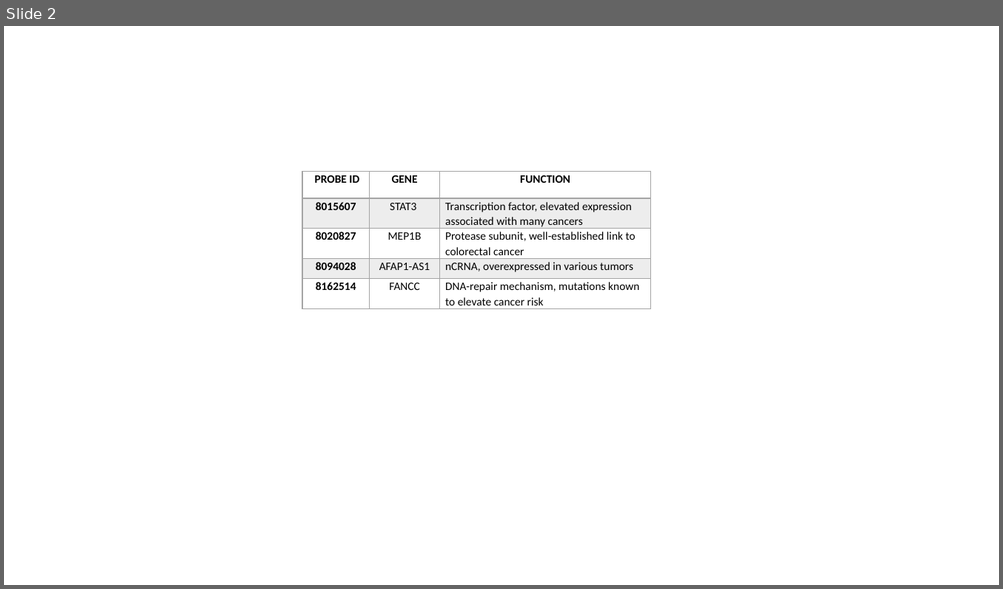
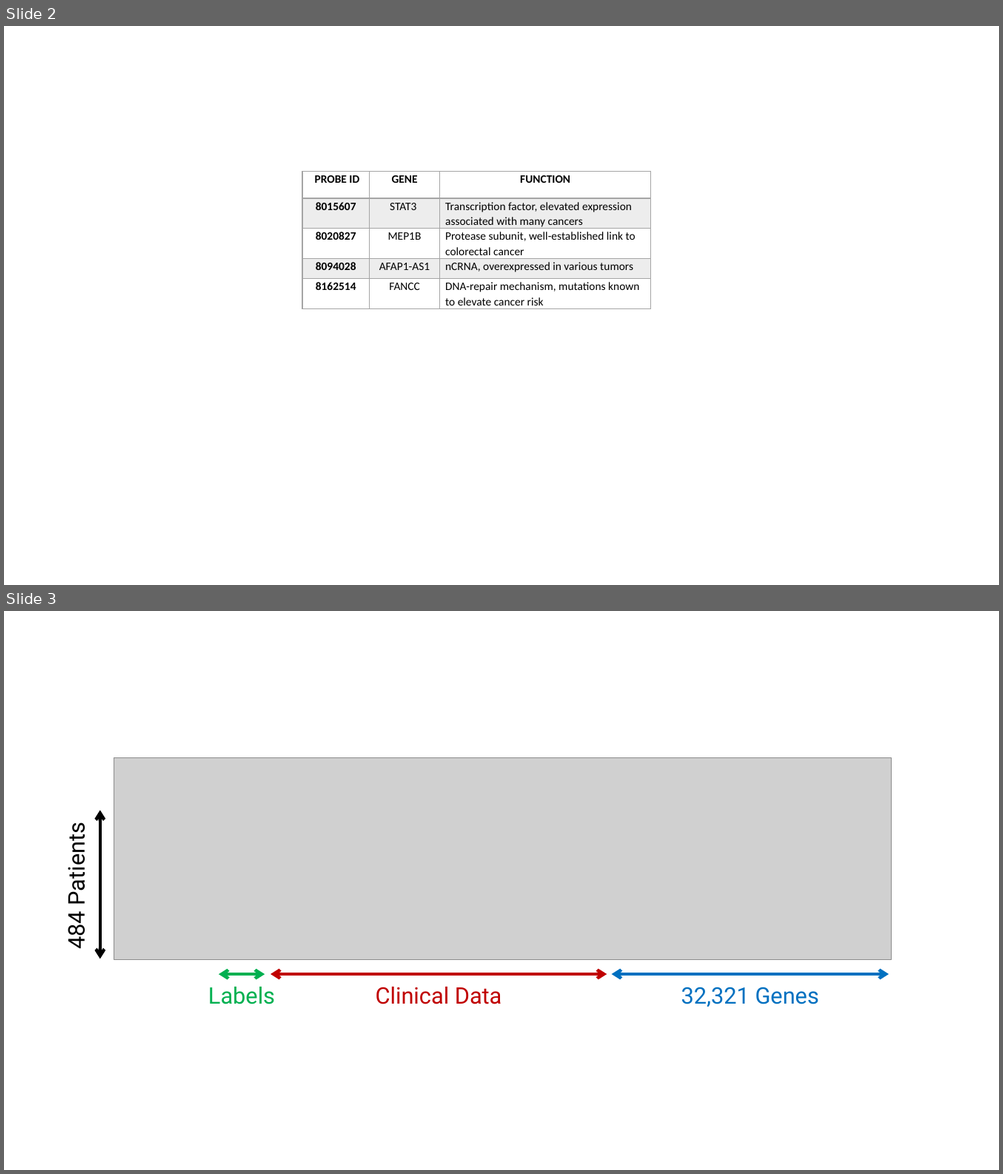
Before and after one commit to sfriedowitz/cs229_project, a slide deck: images/tables.pptx. Shown one above the other, each under a label of ours: slide 2 before the commit, slides 2 and 3 after it. The pictures are 1003x589 and 1003x1174 pixels, drawn with LibreOffice and Linux fonts; fonts in the diff are those of the drawing; grey boxes stand for pictures. Boxes give left, top, right and bottom in pixels: in the first picture for what was removed or moved away, otherwise in the second. Text is boxed around its words. In the diff, an @@ line names an element or a change of style, - is before the commit and + after.

```diff
--- a/images/tables.pptx
+++ b/images/tables.pptx
@@ slide 3 added at (4,611,999,1170), background #FFFFFF @@
@@ group added at (61,758,892,1007): 4 double arrows, 4 texts, 1 picture @@
+Clinical Data
+32,321 Genes
+484 Patients
+Labels
```
Also in this commit, not shown: 1 slide changed, 4 other files.
